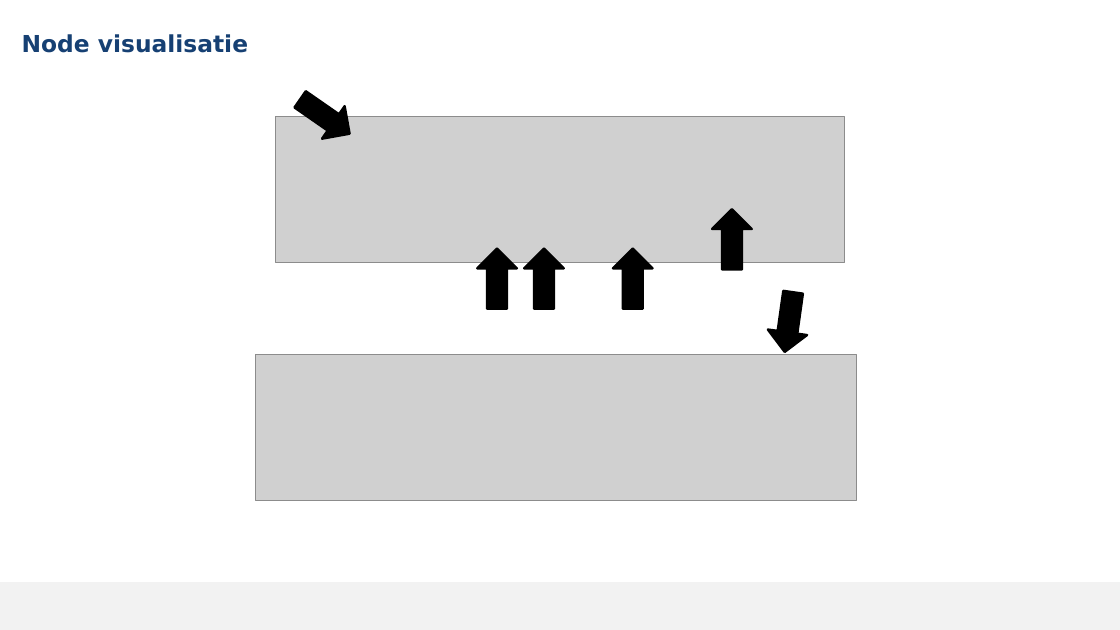
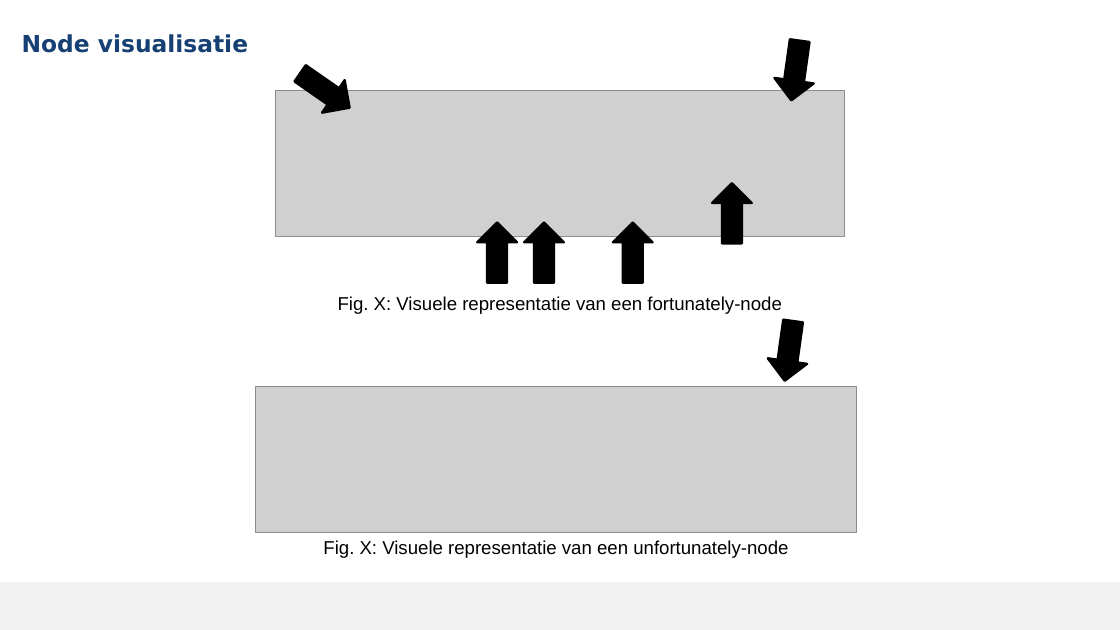
Before and after one commit to MikaG-1952764/masterproef, a slide deck: slide 12 of MP2526_Verdediging.pptx. Drawn at 1120x630 pixels with LibreOffice and Linux fonts; fonts in the diff are those of the drawing; grey boxes stand for pictures; background and template pictures are left out. Boxes give left, top, right and bottom in pixels: in the first picture for what was removed or moved away, otherwise in the second. Text is boxed around its words. In the diff, an @@ line names an element or a change of style, - is before the commit and + after.

```diff
--- a/MP2526_Verdediging.pptx
+++ b/MP2526_Verdediging.pptx
@@ up arrow: place and size @@
-up arrow at <box>766,290,813,355</box>
+up arrow at <box>771,38,819,103</box>
@@ 5 up arrows, 1 picture: place and size @@
-5 up arrows, 1 picture at <box>276,83,844,309</box>
+5 up arrows, 1 picture at <box>276,57,844,283</box>
@@ text added at <box>338,296,781,314</box>, 16 pt, text #000000 @@
+Fig. X: Visuele representatie van een fortunately-node
@@ up arrow added at <box>766,319,813,384</box>, fill #000000, outline #000000 2 pt @@
@@ picture: place and size @@
-picture at <box>255,355,856,500</box>
+picture at <box>255,387,856,533</box>
@@ text added at <box>323,540,788,558</box>, 16 pt, text #000000 @@
+Fig. X: Visuele representatie van een unfortunately-node
```
Also in this commit, not shown: 9 other slides changed, 1 other file.
